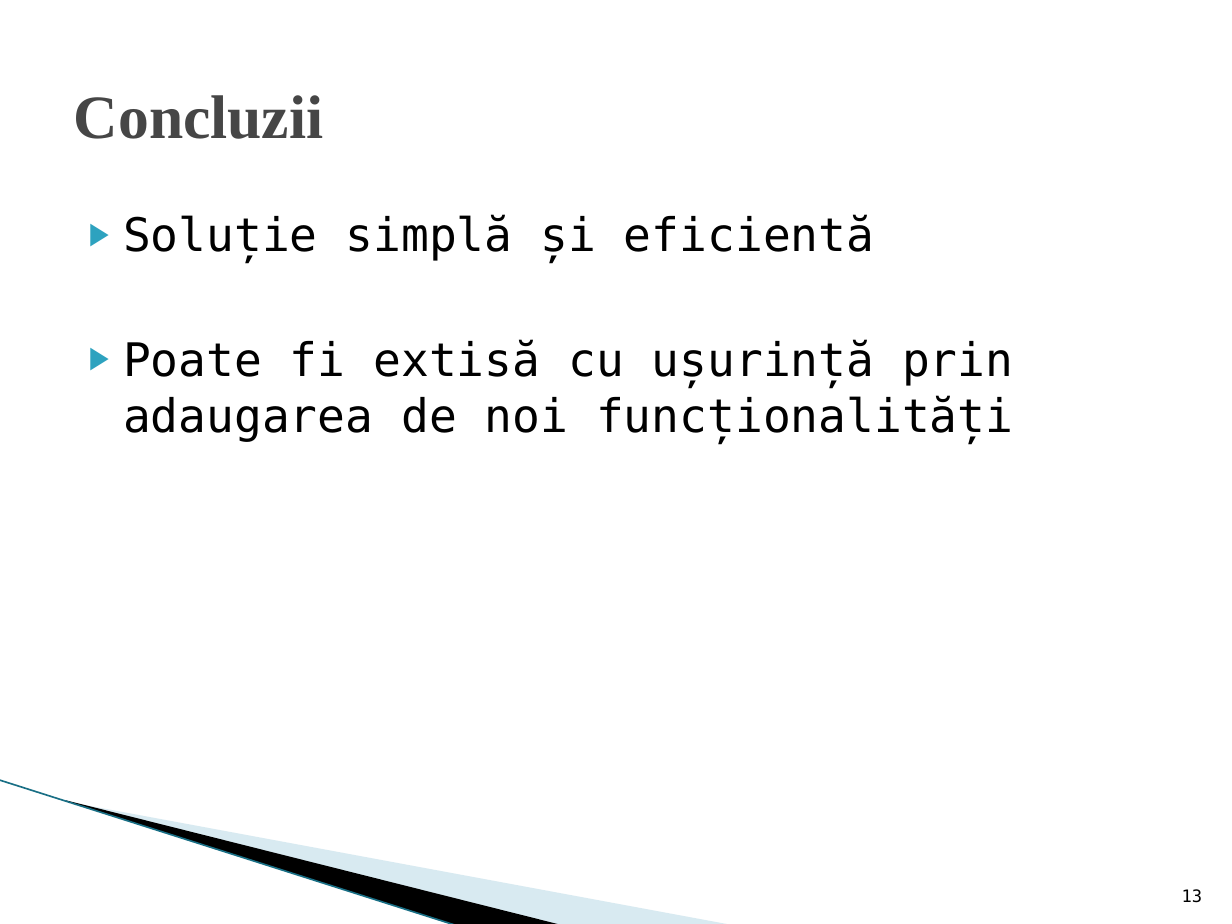
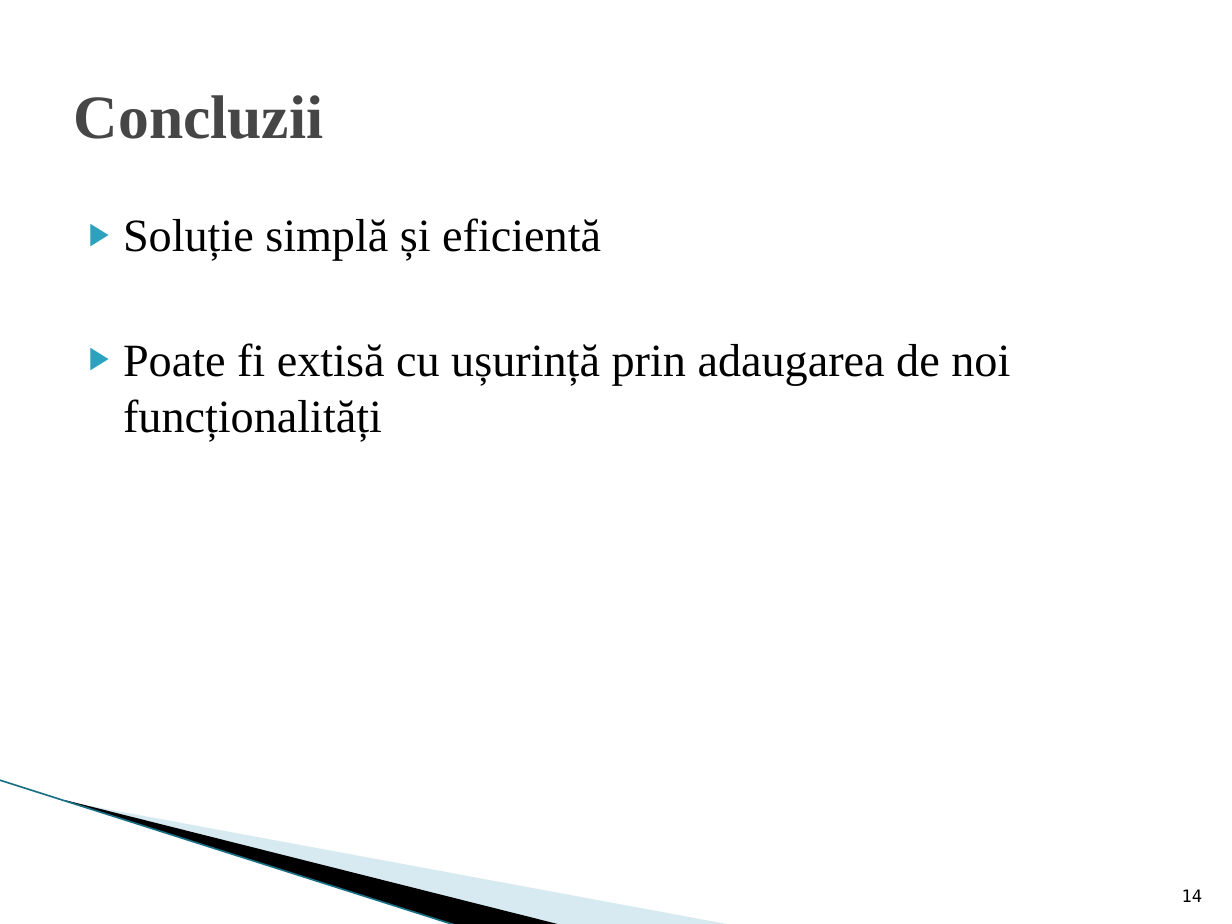
Before and after one commit to silvia95/PDF-parser, a slide deck: slide 14 of PDF parser.pptx (slide 13 before the commit). Drawn at 1232x924 pixels with LibreOffice and Linux fonts; fonts in the diff are those of the drawing; background and template pictures are left out. Boxes give left, top, right and bottom in pixels: in the first picture for what was removed or moved away, otherwise in the second. Text is boxed around its words. In the diff, an @@ line names an element or a change of style, - is before the commit and + after.

```diff
--- a/PDF parser.pptx
+++ b/PDF parser.pptx
@@ text "Soluție simplă și eficientă" at box(123, 218, 1010, 441): font DejaVu Sans Mono to Times New Roman @@
@@ page number at box(1182, 889, 1203, 902): text changed @@
-13
+14
```
Also in this commit, not shown: 9 other slides changed, 3 slides added, 1 slide removed.
